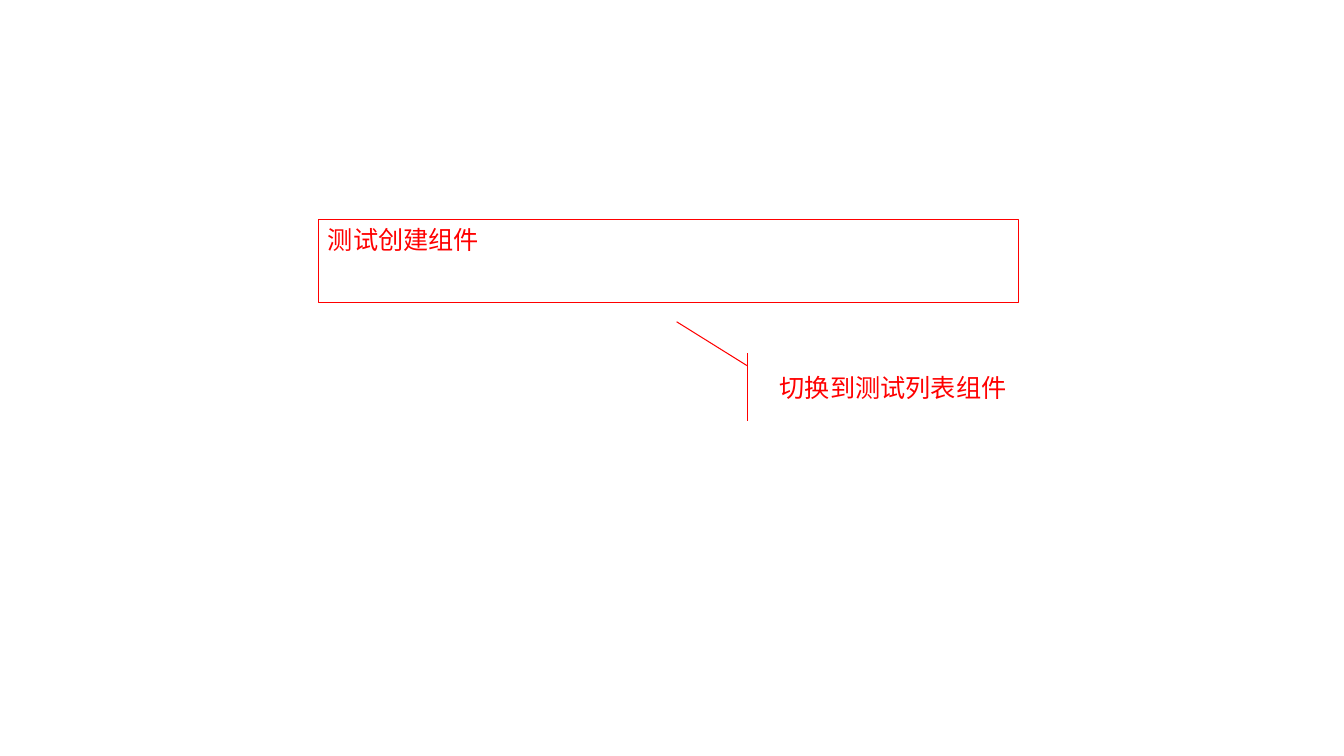
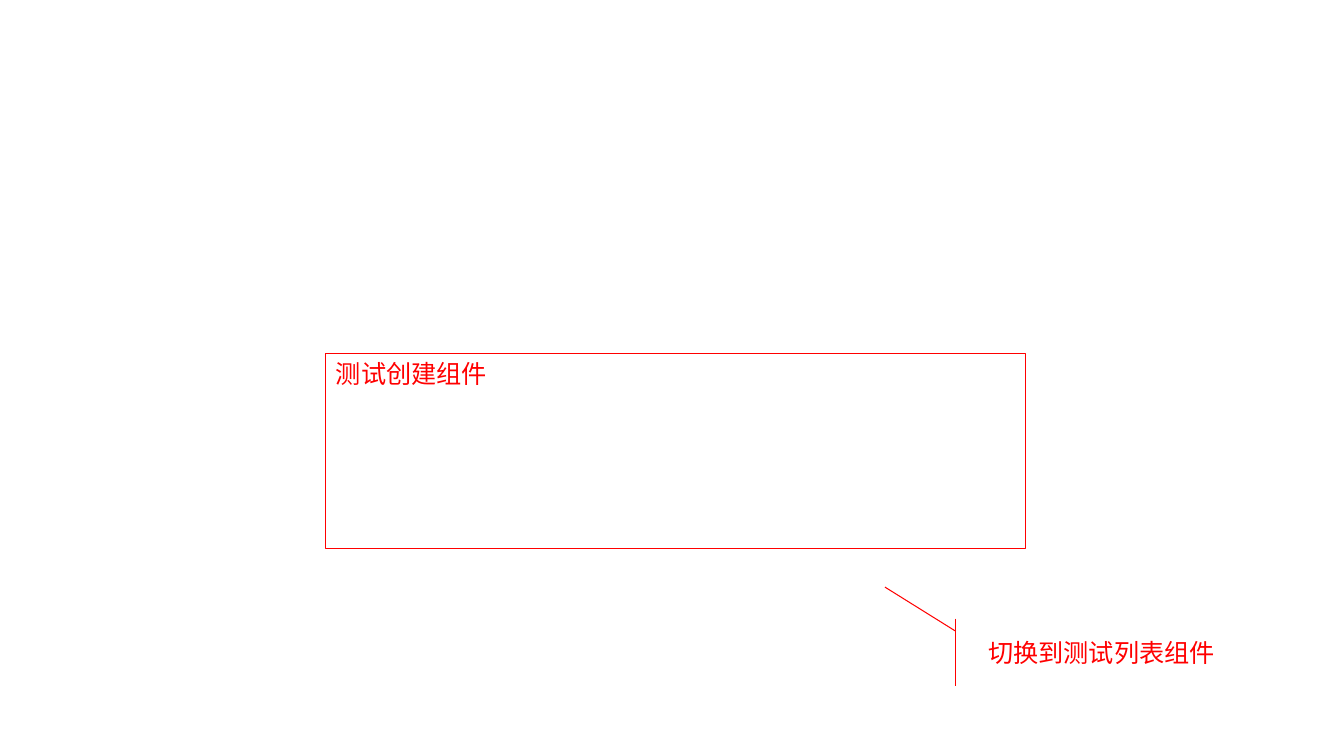
Before and after one commit to WuXiSTC/PressureMeterFront, a slide deck: slide 5 of 设计图.pptx. Drawn at 1344x756 pixels with LibreOffice and Linux fonts; fonts in the diff are those of the drawing; background and template pictures are left out. Boxes give left, top, right and bottom in pixels: in the first picture for what was removed or moved away, otherwise in the second. Text is boxed around its words. In the diff, an @@ line names an element or a change of style, - is before the commit and + after.

```diff
--- a/设计图.pptx
+++ b/设计图.pptx
@@ rectangle "测试创建组件": place and size @@
-rectangle "测试创建组件" at [319,220,1018,302]
+rectangle "测试创建组件" at [326,353,1025,548]
@@ accent callout "切换到测试列表组件": place and size @@
-accent callout "切换到测试列表组件" at [768,353,1018,420]
+accent callout "切换到测试列表组件" at [977,619,1227,687]
```
Also in this commit, not shown: 3 other slides changed.
